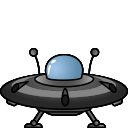
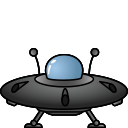
Layer changes from the first (128, 128) image to the second:
hid "UFLO" over [0, 48, 128, 128]
painted on "UFLO Base" over [1, 74, 127, 110]
